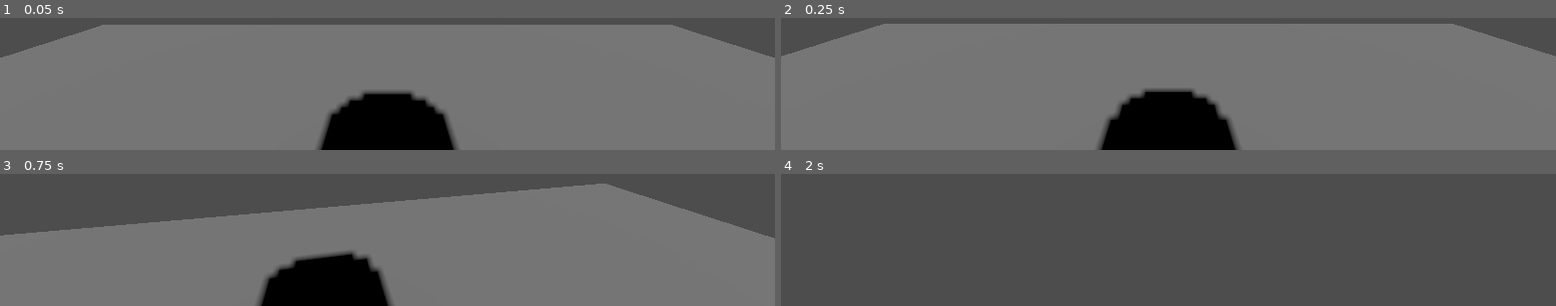
Above: before the commit, frames 1-4 (two rows, left to right).
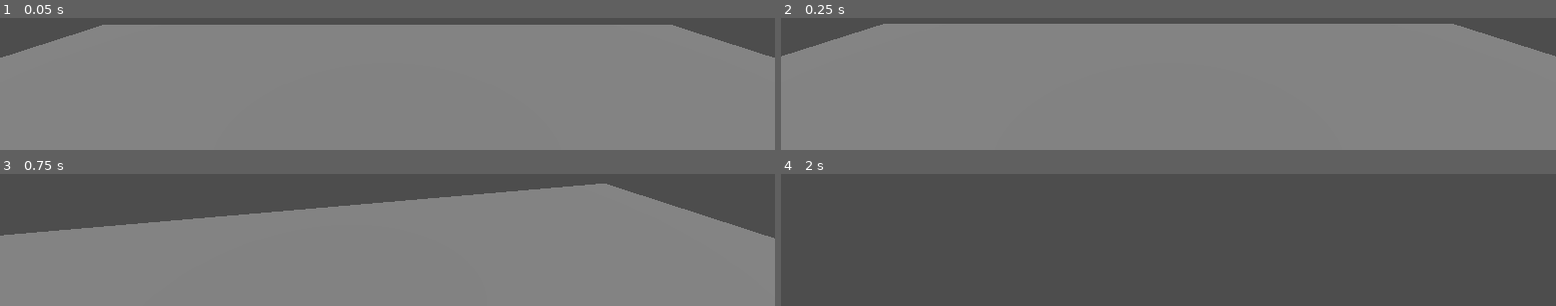
Above: after the commit, the same moments.

Repository: ThatNerdNxtDoor/Boil--n-Bubble
Game: Godot game, scene res://Scenes/World_Scenes/MainGame.tscn
Same seed, same stepped clock (60 frames per second), same inputs: the game is played once before the commit and once after it.
Inputs (mouse positions are in pixels of both pictures, inside the frame that each line leads up to):
- Up to frame 1 (0.05 s): no input
- Up to frame 2 (0.25 s): no input
- Up to frame 3 (0.75 s): tap Enter at 0.5 s; move the mouse to (outside the picture) at 0.52 s; hold W (forward) from 0.53 s (still down); tap E (interact) at 0.6 s
- Up to frame 4 (2 s): keep holding W (forward); tap Space (jump) at 0.77, 1.52 s; move the mouse to (outside the picture) at 1.27 s; tap E (interact) at 1.35 s

The runs differ from the first frame. In frame 1, 6.7% of the frame differs, in the area x 40-60%, y 54-100%; in frame 2, 6.9%, in the area x 40-60%, y 53-100%; in frame 3, 5.9%; in frame 4, nothing differs.

Commit message:
Generic Interactables + Datalist
Made the generic interactable scenes that will used to make materials, potions, and other interactable objects. Also implemented a JSON file for material data for brewing.

Diff:
--- /dev/null
+++ b/Boil 'n Bubble/Assets/Data/MaterialDataList.json
@@ -0,0 +1,64 @@
+{
+	"generic": {
+		"name" : "generic",
+		"color": [0, 0, 0],
+		"aspect": "none",
+		"effect": "none",
+		"potency": 0,
+		"complexity": 0
+	}
+	,
+	"sooth_honey": {
+		"name" : "soothsawyer honey",
+		"color": [219, 200, 20],
+		"aspect": "healing",
+		"effect": "none",
+		"potency": 10,
+		"complexity": 2
+	}
+	,
+	"sooth_venom": {
+		"name" : "soothsawyer venom",
+		"color": [219, 180, 20],
+		"aspect": "poison",
+		"effect": "none",
+		"potency": 10,
+		"complexity": 2
+	}
+	,
+	"gustrhine": {
+		"name" : "gustrhine",
+		"color": [0, 153, 255],
+		"aspect": "none",
+		"effect": "wind",
+		"potency": 10,
+		"complexity": 2
+	}
+	,
+	"calientus": {
+		"name" : "calientus root",
+		"color": [219, 180, 20],
+		"aspect": "fire",
+		"effect": "none",
+		"potency": 12,
+		"complexity": 3
+	}
+	,
+	"lampshade": {
+		"name" : "lampshade",
+		"color": [255, 255, 204],
+		"aspect": "none",
+		"effect": "light",
+		"potency": 2,
+		"complexity": 2
+	}
+	,
+	"mix_mint": {
+		"name" : "mixture mint",
+		"color": [255, 255, 255],
+		"aspect": "none",
+		"effect": "none",
+		"potency": -4,
+		"complexity": -4
+	}
+}
--- /dev/null
+++ b/Boil 'n Bubble/Scenes/Generics/ActiveGenericMaterial.tscn
@@ -0,0 +1,26 @@
+[gd_scene load_steps=5 format=3 uid="uid://dgml52625lo5n"]
+
+[ext_resource type="Script" path="res://Scripts/Generics/active_generic_material.gd" id="1_gljnu"]
+
+[sub_resource type="PhysicsMaterial" id="PhysicsMaterial_p0b4h"]
+
+[sub_resource type="CapsuleMesh" id="CapsuleMesh_rylug"]
+radius = 0.25
+height = 0.75
+
+[sub_resource type="CapsuleShape3D" id="CapsuleShape3D_bl35y"]
+radius = 0.25
+height = 0.75
+
+[node name="ActiveGenericMaterial" type="RigidBody3D"]
+physics_material_override = SubResource("PhysicsMaterial_p0b4h")
+can_sleep = false
+script = ExtResource("1_gljnu")
+
+[node name="MeshInstance3D" type="MeshInstance3D" parent="."]
+transform = Transform3D(1, 0, 0, 0, -1, 8.74228e-08, 0, -8.74228e-08, -1, 0, 0, 0)
+mesh = SubResource("CapsuleMesh_rylug")
+
+[node name="PhysicsCollisionShape" type="CollisionShape3D" parent="."]
+transform = Transform3D(1, 0, 0, 0, -1, 8.74228e-08, 0, -8.74228e-08, -1, 0, 0, 0)
+shape = SubResource("CapsuleShape3D_bl35y")
--- /dev/null
+++ b/Boil 'n Bubble/Scenes/Generics/ActiveGenericPotion.tscn
@@ -0,0 +1,26 @@
+[gd_scene load_steps=5 format=3 uid="uid://bgfufe8corivp"]
+
+[ext_resource type="Script" path="res://Scenes/Generics/active_generic_potion.gd" id="1_nki6v"]
+
+[sub_resource type="PhysicsMaterial" id="PhysicsMaterial_p0b4h"]
+
+[sub_resource type="CapsuleMesh" id="CapsuleMesh_rylug"]
+radius = 0.25
+height = 0.75
+
+[sub_resource type="CapsuleShape3D" id="CapsuleShape3D_bl35y"]
+radius = 0.25
+height = 0.75
+
+[node name="ActiveGenericPotion" type="RigidBody3D"]
+physics_material_override = SubResource("PhysicsMaterial_p0b4h")
+can_sleep = false
+script = ExtResource("1_nki6v")
+
+[node name="MeshInstance3D" type="MeshInstance3D" parent="."]
+transform = Transform3D(1, 0, 0, 0, -1, 8.74228e-08, 0, -8.74228e-08, -1, 0, 0, 0)
+mesh = SubResource("CapsuleMesh_rylug")
+
+[node name="PhysicsCollisionShape" type="CollisionShape3D" parent="."]
+transform = Transform3D(1, 0, 0, 0, -1, 8.74228e-08, 0, -8.74228e-08, -1, 0, 0, 0)
+shape = SubResource("CapsuleShape3D_bl35y")
--- /dev/null
+++ b/Boil 'n Bubble/Scenes/Generics/ActiveInteractableObject.tscn
@@ -0,0 +1,26 @@
+[gd_scene load_steps=5 format=3 uid="uid://gfjgese2skxb"]
+
+[ext_resource type="Script" path="res://Scripts/Generics/active_interactable_object.gd" id="1_33n3r"]
+
+[sub_resource type="PhysicsMaterial" id="PhysicsMaterial_p0b4h"]
+
+[sub_resource type="CapsuleMesh" id="CapsuleMesh_rylug"]
+radius = 0.25
+height = 0.75
+
+[sub_resource type="CapsuleShape3D" id="CapsuleShape3D_bl35y"]
+radius = 0.25
+height = 0.75
+
+[node name="ActiveInteractableObject" type="RigidBody3D"]
+physics_material_override = SubResource("PhysicsMaterial_p0b4h")
+can_sleep = false
+script = ExtResource("1_33n3r")
+
+[node name="MeshInstance3D" type="MeshInstance3D" parent="."]
+transform = Transform3D(1, 0, 0, 0, -1, 8.74228e-08, 0, -8.74228e-08, -1, 0, 0, 0)
+mesh = SubResource("CapsuleMesh_rylug")
+
+[node name="PhysicsCollisionShape" type="CollisionShape3D" parent="."]
+transform = Transform3D(1, 0, 0, 0, -1, 8.74228e-08, 0, -8.74228e-08, -1, 0, 0, 0)
+shape = SubResource("CapsuleShape3D_bl35y")
--- /dev/null
+++ b/Boil 'n Bubble/Scenes/Generics/StaticGenericMaterial.tscn
@@ -0,0 +1,23 @@
+[gd_scene load_steps=4 format=3 uid="uid://cad5qqll4w860"]
+
+[ext_resource type="Script" path="res://Scripts/Generics/static_material_generic.gd" id="1_e5w6q"]
+
+[sub_resource type="BoxMesh" id="BoxMesh_y0o7p"]
+size = Vector3(0.5, 0.5, 0.51)
+
+[sub_resource type="BoxShape3D" id="BoxShape3D_c1bkt"]
+size = Vector3(0.5, 0.5, 0.5)
+
+[node name="Generic_Material" type="StaticBody3D"]
+script = ExtResource("1_e5w6q")
+
+[node name="MeshInstance3D" type="MeshInstance3D" parent="."]
+mesh = SubResource("BoxMesh_y0o7p")
+
+[node name="PhysicsCollisionShape" type="CollisionShape3D" parent="."]
+shape = SubResource("BoxShape3D_c1bkt")
+
+[node name="Area3D" type="Area3D" parent="."]
+
+[node name="InteractiveCollisionShape" type="CollisionShape3D" parent="Area3D"]
+shape = SubResource("BoxShape3D_c1bkt")
--- /dev/null
+++ b/Boil 'n Bubble/Scenes/Generics/StaticGenericPotion.tscn
@@ -0,0 +1,23 @@
+[gd_scene load_steps=4 format=3 uid="uid://du1d5upt1no7d"]
+
+[ext_resource type="Script" path="res://Scripts/Generics/static_potion_generic.gd" id="1_bj748"]
+
+[sub_resource type="BoxMesh" id="BoxMesh_y0o7p"]
+size = Vector3(0.5, 0.5, 0.51)
+
+[sub_resource type="BoxShape3D" id="BoxShape3D_c1bkt"]
+size = Vector3(0.5, 0.5, 0.5)
+
+[node name="Generic_Potion" type="StaticBody3D"]
+script = ExtResource("1_bj748")
+
+[node name="MeshInstance3D" type="MeshInstance3D" parent="."]
+mesh = SubResource("BoxMesh_y0o7p")
+
+[node name="PhysicsCollisionShape" type="CollisionShape3D" parent="."]
+shape = SubResource("BoxShape3D_c1bkt")
+
+[node name="Area3D" type="Area3D" parent="."]
+
+[node name="InteractiveCollisionShape" type="CollisionShape3D" parent="Area3D"]
+shape = SubResource("BoxShape3D_c1bkt")
--- /dev/null
+++ b/Boil 'n Bubble/Scenes/Generics/StaticInteractableObject.tscn
@@ -0,0 +1,29 @@
+[gd_scene load_steps=4 format=3 uid="uid://dcpsbulirop48"]
+
+[ext_resource type="Script" path="res://Scripts/Generics/static_interactable_object.gd" id="1_xnvah"]
+
+[sub_resource type="BoxMesh" id="BoxMesh_y83ad"]
+size = Vector3(0.5, 0.5, 0.51)
+
+[sub_resource type="BoxShape3D" id="BoxShape3D_b2und"]
+size = Vector3(0.5, 0.5, 0.5)
+
+[node name="StaticInteractableObject" type="StaticBody3D"]
+axis_lock_linear_x = true
+axis_lock_linear_y = true
+axis_lock_linear_z = true
+axis_lock_angular_x = true
+axis_lock_angular_y = true
+axis_lock_angular_z = true
+script = ExtResource("1_xnvah")
+
+[node name="MeshInstance3D" type="MeshInstance3D" parent="."]
+mesh = SubResource("BoxMesh_y83ad")
+
+[node name="PhysicsCollisionShape" type="CollisionShape3D" parent="."]
+shape = SubResource("BoxShape3D_b2und")
+
+[node name="Area3D" type="Area3D" parent="."]
+
+[node name="InteractiveCollisionShape" type="CollisionShape3D" parent="Area3D"]
+shape = SubResource("BoxShape3D_b2und")
--- /dev/null
+++ b/Boil 'n Bubble/Scenes/Generics/active_generic_potion.gd
@@ -0,0 +1,15 @@
+extends ActiveInteractable
+class_name ActivePotion
+
+var pot_datalist
+
+# Called when the node enters the scene tree for the first time.
+func _ready():
+	pass # Replace with function body.
+
+# Called every frame. 'delta' is the elapsed time since the previous frame.
+func _process(delta):
+	pass
+
+func interaction():
+	print("Interaction Potion")
--- /dev/null
+++ b/Boil 'n Bubble/Scenes/Interactable_Scenes/cauldron.tscn
@@ -0,0 +1,20 @@
+[gd_scene load_steps=3 format=3 uid="uid://b2oha1jqkfigo"]
+
+[sub_resource type="BoxMesh" id="BoxMesh_pxm3e"]
+size = Vector3(0.5, 0.5, 0.51)
+
+[sub_resource type="BoxShape3D" id="BoxShape3D_vwgvn"]
+size = Vector3(0.5, 0.5, 0.5)
+
+[node name="Cauldron" type="StaticBody3D"]
+
+[node name="MeshInstance3D" type="MeshInstance3D" parent="."]
+mesh = SubResource("BoxMesh_pxm3e")
+
+[node name="PhysicsCollisionShape" type="CollisionShape3D" parent="."]
+shape = SubResource("BoxShape3D_vwgvn")
+
+[node name="Area3D" type="Area3D" parent="."]
+
+[node name="InteractiveCollisionShape" type="CollisionShape3D" parent="Area3D"]
+shape = SubResource("BoxShape3D_vwgvn")
--- a/Boil 'n Bubble/Scenes/Plant_Scenes/interactable_object.tscn
+++ /dev/null
@@ -1,31 +0,0 @@
-[gd_scene load_steps=4 format=3 uid="uid://dcpsbulirop48"]
-
-[ext_resource type="Script" path="res://Scenes/Plant_Scenes/interactable_object.gd" id="1_2my0r"]
-
-[sub_resource type="BoxMesh" id="BoxMesh_y83ad"]
-size = Vector3(0.5, 0.5, 0.51)
-
-[sub_resource type="BoxShape3D" id="BoxShape3D_b2und"]
-size = Vector3(0.5, 0.5, 0.5)
-
-[node name="InteractableObject" type="Node3D"]
-
-[node name="StaticBody3D" type="StaticBody3D" parent="."]
-axis_lock_linear_x = true
-axis_lock_linear_y = true
-axis_lock_linear_z = true
-axis_lock_angular_x = true
-axis_lock_angular_y = true
-axis_lock_angular_z = true
-script = ExtResource("1_2my0r")
-
-[node name="MeshInstance3D" type="MeshInstance3D" parent="StaticBody3D"]
-mesh = SubResource("BoxMesh_y83ad")
-
-[node name="PhysicsCollisionShape" type="CollisionShape3D" parent="StaticBody3D"]
-shape = SubResource("BoxShape3D_b2und")
-
-[node name="Area3D" type="Area3D" parent="StaticBody3D"]
-
-[node name="InteractiveCollisionShape" type="CollisionShape3D" parent="StaticBody3D/Area3D"]
-shape = SubResource("BoxShape3D_b2und")
--- a/Boil 'n Bubble/Scenes/Player_Scene/Player.gd
+++ b/Boil 'n Bubble/Scenes/Player_Scene/Player.gd
@@ -4,21 +4,32 @@
 const SPEED = 5.0
 const JUMP_VELOCITY = 4.5
 const MOUSE_SENSITIVITY = 0.20
-
 # Get the gravity from the project settings to be synced with RigidBody nodes.
 var gravity = ProjectSettings.get_setting("physics/3d/default_gravity")
 
+#Variables for everything under the rotation pivot/'face' (Camera + Raycast)
 var camera
 var rotation_pivot
 var raycast
 
 var interaction
+var ui_interact
+
+#Player Variables
+var max_health
+var curr_health
 
 func _ready():
 	Input.set_mouse_mode(Input.MOUSE_MODE_CAPTURED)
+
 	camera = $Pivot/PlayerCamera
 	raycast = $Pivot/RayCast3D
 	rotation_pivot = $Pivot
+
+	ui_interact = $Pivot/PlayerUI/RichTextLabel
+
+	max_health = 100
+	curr_health = max_health
 	pass
 
 #Collect input for 'pausing' the game.
@@ -35,12 +46,16 @@
 	if raycast.is_colliding():
 		var body = raycast.get_collider()
 		if body == null:
+			ui_interact.hide()
 			null
 			#Do nothing
 		#If object can be interacted with
 		elif body.has_method("interaction"):
+			ui_interact.show()
 			if Input.is_action_just_pressed("interact"):
 				body.interaction()
+	else:
+		ui_interact.hide()
 
 #Movement Calculation
 func _physics_process(delta):
@@ -71,5 +86,5 @@
 		rotation_pivot.rotate_x(deg_to_rad(event.relative.y * MOUSE_SENSITIVITY * -1))
 		self.rotate_y(deg_to_rad(event.relative.x * MOUSE_SENSITIVITY * -1))
 		var camera_rot = rotation_pivot.rotation_degrees
-		camera_rot.x = clamp(camera_rot.x, -70, 70)
+		camera_rot.x = clamp(camera_rot.x, -90, 70)
 		rotation_pivot.rotation_degrees = camera_rot
--- a/Boil 'n Bubble/Scenes/Player_Scene/Player.tscn
+++ b/Boil 'n Bubble/Scenes/Player_Scene/Player.tscn
@@ -1,10 +1,11 @@
-[gd_scene load_steps=4 format=3 uid="uid://cjd4xkikihqr"]
+[gd_scene load_steps=5 format=3 uid="uid://cjd4xkikihqr"]
 
 [ext_resource type="Script" path="res://Scenes/Player_Scene/Player.gd" id="1_47kuh"]
+[ext_resource type="PackedScene" uid="uid://bfbwkcnkeo72l" path="res://Scenes/UI/PlayerUI.tscn" id="2_5rmy3"]
 
-[sub_resource type="CylinderMesh" id="CylinderMesh_nlfc2"]
+[sub_resource type="CapsuleMesh" id="CapsuleMesh_fx1y4"]
 
-[sub_resource type="CylinderShape3D" id="CylinderShape3D_awc6j"]
+[sub_resource type="CapsuleShape3D" id="CapsuleShape3D_ykgbw"]
 
 [node name="CharacterBody3D" type="CharacterBody3D"]
 script = ExtResource("1_47kuh")
@@ -18,10 +19,12 @@
 target_position = Vector3(0, 0, -1.65)
 debug_shape_thickness = 5
 
+[node name="PlayerUI" parent="Pivot" instance=ExtResource("2_5rmy3")]
+
 [node name="MeshInstance3D" type="MeshInstance3D" parent="."]
 transform = Transform3D(1, 0, 0, 0, 1, 0, 0, 0, 1, 0, 1.02068, 0)
-mesh = SubResource("CylinderMesh_nlfc2")
+mesh = SubResource("CapsuleMesh_fx1y4")
 
 [node name="CollisionShape3D" type="CollisionShape3D" parent="."]
 transform = Transform3D(1, 0, 0, 0, 1, 0, 0, 0, 1, 0, 1.02222, 0)
-shape = SubResource("CylinderShape3D_awc6j")
+shape = SubResource("CapsuleShape3D_ykgbw")
--- /dev/null
+++ b/Boil 'n Bubble/Scenes/UI/PlayerUI.tscn
@@ -0,0 +1,22 @@
+[gd_scene format=3 uid="uid://bfbwkcnkeo72l"]
+
+[node name="PlayerUI" type="Control"]
+layout_mode = 3
+anchors_preset = 15
+anchor_right = 1.0
+anchor_bottom = 1.0
+grow_horizontal = 2
+grow_vertical = 2
+
+[node name="RichTextLabel" type="RichTextLabel" parent="."]
+layout_mode = 1
+anchors_preset = -1
+anchor_right = 1.0
+anchor_bottom = 1.0
+offset_left = 515.0
+offset_top = 382.0
+offset_right = -520.0
+offset_bottom = -223.0
+theme_override_font_sizes/normal_font_size = 20
+bbcode_enabled = true
+text = "[center](E) Pick Up[/center]"
--- a/Boil 'n Bubble/Scenes/World_Scenes/MainGame.tscn
+++ b/Boil 'n Bubble/Scenes/World_Scenes/MainGame.tscn
@@ -1,7 +1,9 @@
-[gd_scene load_steps=5 format=3 uid="uid://bc47ryrryeil"]
+[gd_scene load_steps=7 format=3 uid="uid://bc47ryrryeil"]
 
 [ext_resource type="PackedScene" uid="uid://cjd4xkikihqr" path="res://Scenes/Player_Scene/Player.tscn" id="1_2gwix"]
-[ext_resource type="PackedScene" uid="uid://dcpsbulirop48" path="res://Scenes/Plant_Scenes/interactable_object.tscn" id="2_486js"]
+[ext_resource type="PackedScene" uid="uid://dcpsbulirop48" path="res://Scenes/Generics/StaticInteractableObject.tscn" id="2_486js"]
+[ext_resource type="PackedScene" uid="uid://gfjgese2skxb" path="res://Scenes/Generics/ActiveInteractableObject.tscn" id="3_fecwj"]
+[ext_resource type="PackedScene" uid="uid://dgml52625lo5n" path="res://Scenes/Generics/ActiveGenericMaterial.tscn" id="4_3bbc1"]
 
 [sub_resource type="BoxShape3D" id="BoxShape3D_7h38n"]
 size = Vector3(10, 0.5, 10)
@@ -24,8 +26,14 @@
 transform = Transform3D(1, 0, 0, 0, 1, 0, 0, 0, 1, 0, -0.0645959, 0)
 
 [node name="InteractableObject" parent="." instance=ExtResource("2_486js")]
-transform = Transform3D(1, 0, 0, 0, 1, 0, 0, 0, 1, 0.035298, 0.192518, 2.7334)
+transform = Transform3D(1, 0, 0, 0, 1, 0, 0, 0, 1, 0.035298, 0.183875, 2.7334)
 
 [node name="DirectionalLight3D" type="DirectionalLight3D" parent="."]
-transform = Transform3D(1, 0, 0, 0, 0.787914, 0.615785, 0, -0.615785, 0.787914, 0, 2.5806, 0)
+transform = Transform3D(1, 0, 0, 0, 0.62317, 0.782086, 0, -0.782086, 0.62317, 0, 2.5806, 0)
 shadow_enabled = true
+
+[node name="ActiveInteractableObject" parent="." instance=ExtResource("3_fecwj")]
+transform = Transform3D(1, 0, 0, 0, 0, 1, 0, -1, 0, 3, 2, 0)
+
+[node name="ActiveGenericMaterial" parent="." instance=ExtResource("4_3bbc1")]
+transform = Transform3D(1, 0, 0, 0, 1, 0, 0, 0, 1, -3, 0.4, 0)
--- /dev/null
+++ b/Boil 'n Bubble/Scripts/Generics/active_generic_material.gd
@@ -0,0 +1,35 @@
+extends ActiveInteractable
+class_name ActiveMaterial
+
+var mat_name
+var mat_datalist
+# DataList {
+#   name (or some other way to identify it),
+#   color (rgb value that effects the color of the mixture)m
+#   aspect (element, usually for primary ingredients),
+#   effect (any special transmission effects, usually for secondary ingredients),
+#   potency (how effective the ingredient is),
+#   complexity (how much complexity the ingredient adds to the mixture
+# }
+#
+# Called when the node enters the scene tree for the first time.
+func _ready():
+	mat_name = "generic"
+	mat_datalist = get_dataset()
+	pass # Replace with function body.
+
+# Called every frame. 'delta' is the elapsed time since the previous frame.
+func _process(delta):
+	pass
+
+func get_dataset():
+	var file = FileAccess.open("res://Assets/Data/MaterialDataList.json", FileAccess.READ)
+	var json_data = JSON.parse_string(file.get_as_text())
+	if json_data:
+		print("dataset " + str(json_data[mat_name]) + " loaded")
+		return json_data[mat_name]
+	else:
+		print("dataset " + str(mat_name) + " failed to load")
+
+func interaction():
+	print("Interaction Material")
--- /dev/null
+++ b/Boil 'n Bubble/Scripts/Generics/active_interactable_object.gd
@@ -0,0 +1,16 @@
+extends RigidBody3D
+class_name ActiveInteractable
+
+var object_name
+
+# Called when the node enters the scene tree for the first time.
+func _ready():
+	pass # Replace with function body.
+
+# Called every frame. 'delta' is the elapsed time since the previous frame.
+func _process(delta):
+	pass
+
+#Interaction function for raycasting
+func interaction():
+	print("Interaction")
--- a/Boil 'n Bubble/Scenes/Plant_Scenes/interactable_object.gd
+++ b/Boil 'n Bubble/Scripts/Generics/static_interactable_object.gd
@@ -1,12 +1,11 @@
 extends StaticBody3D
+class_name StaticInteractable
 
-var interaction_id
+var object_name
 
 # Called when the node enters the scene tree for the first time.
 func _ready():
-	interaction_id = 0
 	pass # Replace with function body.
-
 
 # Called every frame. 'delta' is the elapsed time since the previous frame.
 func _process(delta):
@@ -14,4 +13,4 @@
 
 #Interaction function for raycasting
 func interaction():
-	print("Interaction: " + str(interaction_id))
+	print("Interaction")
--- /dev/null
+++ b/Boil 'n Bubble/Scripts/Generics/static_material_generic.gd
@@ -0,0 +1,27 @@
+extends StaticInteractable
+class_name StaticMaterial
+
+var mat_name
+var mat_datalist
+
+# Called when the node enters the scene tree for the first time.
+func _ready():
+	mat_name = "generic"
+	mat_datalist = get_dataset()
+	pass # Replace with function body.
+
+# Called every frame. 'delta' is the elapsed time since the previous frame.
+func _process(delta):
+	pass
+
+func get_dataset():
+	var file = FileAccess.open("res://Assets/Data/MaterialDataList.json", FileAccess.READ)
+	var json_data = JSON.parse_string(file.get_as_text())
+	if json_data:
+		print("dataset " + str(json_data[mat_name]) + " loaded")
+		return json_data[mat_name]
+	else:
+		print("dataset " + str(mat_name) + " failed to load")
+
+func interaction():
+	print("Interaction Material")
--- /dev/null
+++ b/Boil 'n Bubble/Scripts/Generics/static_potion_generic.gd
@@ -0,0 +1,19 @@
+extends StaticInteractable
+class_name StaticPotion
+
+var pot_datalist
+
+# Called when the node enters the scene tree for the first time.
+func _ready():
+	pass # Replace with function body.
+
+# Called every frame. 'delta' is the elapsed time since the previous frame.
+func _process(delta):
+	pass
+
+func get_dataset():
+
+	pass
+
+func interaction():
+	print("Interaction Potion")
